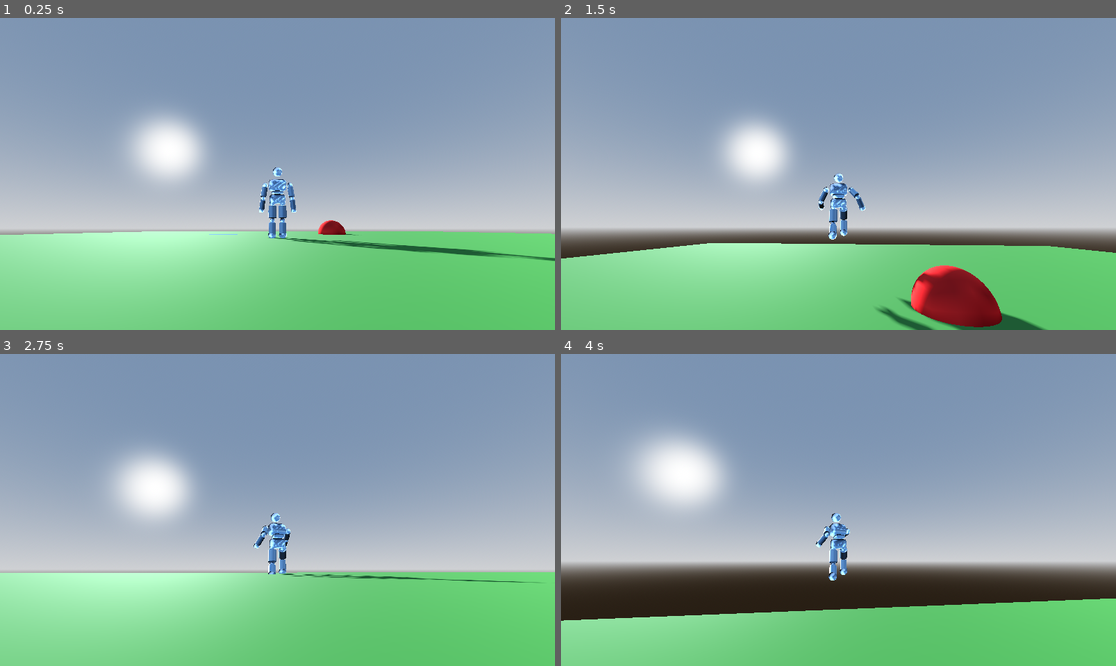
Above: before the commit, frames 1-4 (two rows, left to right).
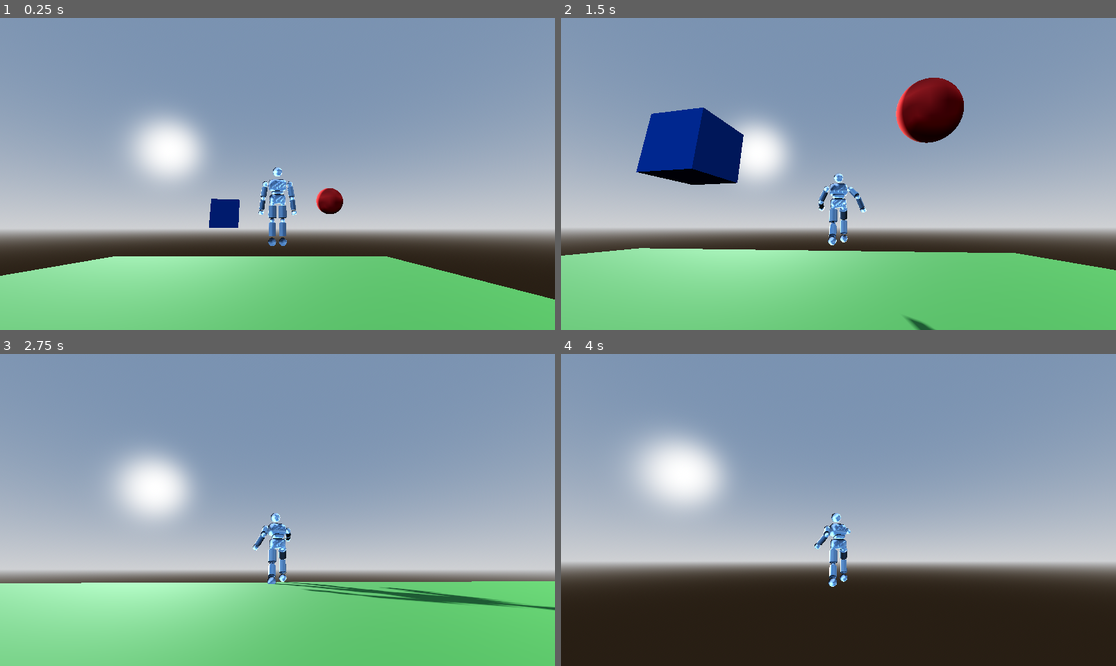
Above: after the commit, the same moments.

Repository: RonStew2019/Xenolith
Game: Godot game, scene res://main.tscn
The game is run twice, just before and just after one commit, with the same random seed, the same clock (stepped at 60 frames per second) and the same inputs.
Inputs (mouse positions are in pixels of both pictures, inside the frame that each line leads up to):
- Up to frame 1 (0.25 s): no input
- Up to frame 2 (1.5 s): move the mouse to (866, 174) at 0.52 s; hold Right mouse button (cross_right) 0.53-1.28 s; hold W (move_forward) from 0.53 s (still down); tap Space (jump) at 0.77 s; move the mouse to (810, 174) at 1.27 s; click (810, 174) at 1.35 s
- Up to frame 3 (2.75 s): keep holding W (move_forward); tap Space (jump) at 1.52 s; move the mouse to (288, 503) at 2.02 s; hold Right mouse button (cross_right) from 2.03 s (still down)
- Up to frame 4 (4 s): keep holding W (move_forward); move the mouse to (832, 516) at 2.77 s; release Right mouse button (cross_right) at 2.78 s; click (832, 516) at 2.85 s; tap Space (jump) at 3.02, 3.77 s; move the mouse to (877, 513) at 3.52 s; hold Right mouse button (cross_right) from 3.53 s (still down)

The runs differ from the first frame. In frame 1, 12% of the frame differs, in the area x 0-100%, y 48-91%; in frame 2, 11%; in frame 3, 4.3%; in frame 4, 18%, in the area x 0-100%, y 51-100%.

Commit message:
good checkpoint

Diff:
--- a/main.tscn
+++ b/main.tscn
@@ -43,7 +43,7 @@
 shadow_enabled = true
 
 [node name="Ground" type="MeshInstance3D" parent="." unique_id=120757685]
-transform = Transform3D(1, 0, 0, 0, 1, 0, 0, 0, 1, 1, 1, 0)
+transform = Transform3D(1, 0, 0, 0, 1, 0, 0, 0, 1, -2, -2, 2)
 mesh = SubResource("plane_mesh")
 surface_material_override/0 = SubResource("ground_mat")
 
--- a/player.tscn
+++ b/player.tscn
@@ -8,7 +8,7 @@
 script = ExtResource("1")
 
 [node name="CollisionShape3D" type="CollisionShape3D" parent="." unique_id=767422175]
-transform = Transform3D(1, 0, 0, 0, 1, 0, 0, 0, 1, 0, 1, 0)
+transform = Transform3D(1, 0, 0, 0, 1, 0, 0, 0, 1, 0, 0.82, 0)
 shape = SubResource("capsule_shape")
 
 [node name="CameraPivot" type="Node3D" parent="." unique_id=1528159958]
Not shown, changed: character.gltf
Not shown, changed: generate_character.py
